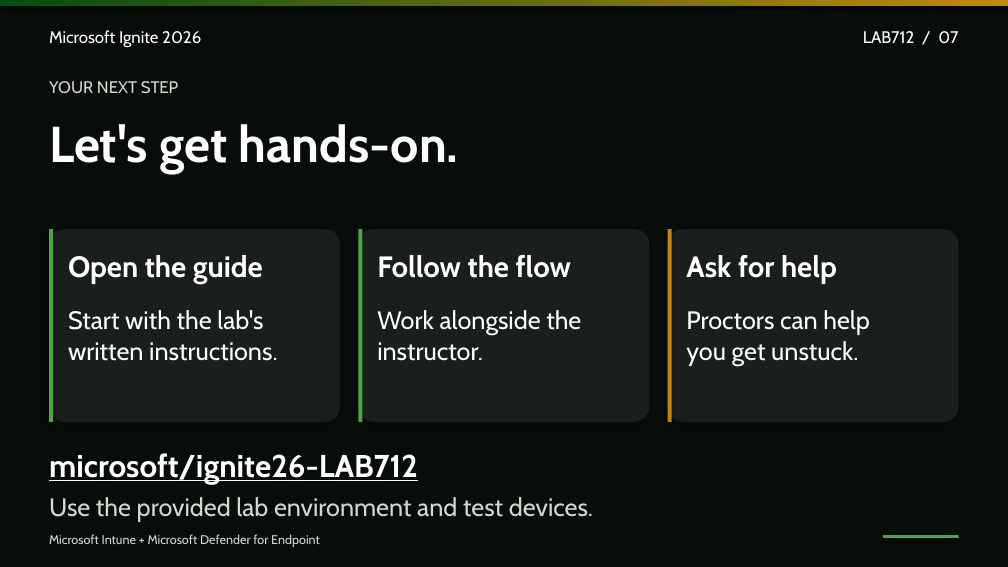
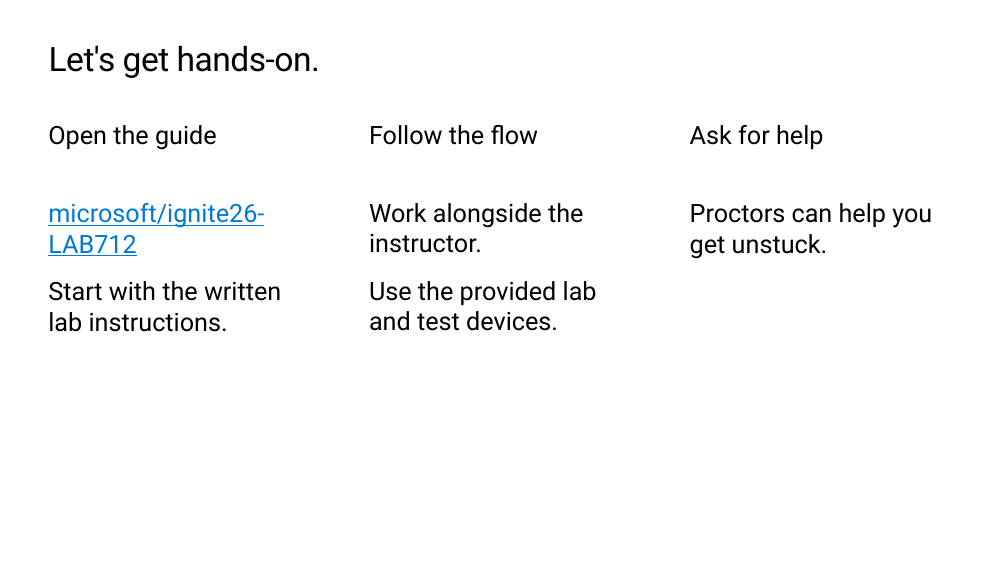
Before and after one commit to microsoft/ignite26-LAB712, a slide deck: slide 7 of docs/slides/LAB712-context-Ignite-2026.pptx. Drawn at 1008x567 pixels with LibreOffice and Linux fonts; fonts in the diff are those of the drawing; background and template pictures are left out. Boxes give left, top, right and bottom in pixels: in the first picture for what was removed or moved away, otherwise in the second. Text is boxed around its words. In the diff, an @@ line names an element or a change of style, - is before the commit and + after.

```diff
--- a/docs/slides/LAB712-context-Ignite-2026.pptx
+++ b/docs/slides/LAB712-context-Ignite-2026.pptx
@@ background #080D09 to #FFFFFF @@
@@ rectangle removed at (0, 0, 1008, 5) @@
@@ title "Let's get hands-on.": place and size @@
-title "Let's get hands-on." at (49, 124, 459, 173)
+title "Let's get hands-on." at (49, 45, 320, 78)
@@ title "Let's get hands-on." at (49, 45, 320, 78): size 48 to 32 pt, font Cabin to Roboto, text colour #FFFFFF to #000000, letter spacing 0 to -0.5 pt, bold off; more space between paragraphs @@
@@ text removed at (49, 30, 201, 47) @@
-Microsoft Ignite 2026
@@ text removed at (863, 31, 958, 43) @@
-LAB712 / 07
@@ text removed at (49, 81, 179, 94) @@
-YOUR NEXT STEP
@@ text "Open the guide": place and size @@
-text "Open the guide" at (68, 255, 263, 284)
+text "Open the guide" at (48, 125, 217, 150)
@@ text "Follow the flow": place and size @@
-text "Follow the flow" at (377, 255, 571, 278)
+text "Follow the flow" at (369, 125, 539, 145)
@@ size 28 to 24 pt, font Cabin to Roboto, text colour #FFFFFF to #000000, bold off; more space between paragraphs in 3 elements at (369, 125, 539, 145), (48, 125, 217, 150), (690, 125, 823, 149) @@
@@ text "Ask for help": place and size @@
-text "Ask for help" at (686, 255, 837, 284)
+text "Ask for help" at (690, 125, 823, 149)
@@ text at (48, 203, 281, 332): text changed; font Cabin to Roboto; text colour #FFFFFF to #000000 @@
-Start with the lab's
-written instructions.
+microsoft/ignite26-LAB712
+Start with the written lab instructions.
@@ text added at (369, 203, 597, 331), 24 pt, text #000000 @@
+Work alongside the instructor.
+Use the provided lab and test devices.
@@ text at (690, 203, 932, 259): text changed; font Cabin to Roboto; text colour #FFFFFF to #000000 @@
-Proctors can help
-you get unstuck.
+Proctors can help you get unstuck.
@@ rounded rectangle removed at (49, 229, 340, 422) @@
@@ rectangle removed at (49, 229, 54, 422) @@
@@ rounded rectangle removed at (358, 229, 650, 422) @@
@@ rectangle removed at (358, 229, 363, 422) @@
@@ rounded rectangle removed at (668, 229, 959, 422) @@
@@ rectangle removed at (668, 229, 672, 422) @@
@@ text removed at (377, 310, 581, 361) @@
-Work alongside the
-instructor.
@@ text removed at (49, 453, 418, 484) @@
-microsoft/ignite26-LAB712
@@ text removed at (49, 497, 593, 522) @@
-Use the provided lab environment and test devices.
@@ text removed at (49, 534, 320, 547) @@
-Microsoft Intune + Microsoft Defender for Endpoint
@@ rectangle removed at (883, 535, 959, 538) @@
```
Also in this commit, not shown: 6 other slides changed, 1 slide added, 1 slide removed, 2 other files.
